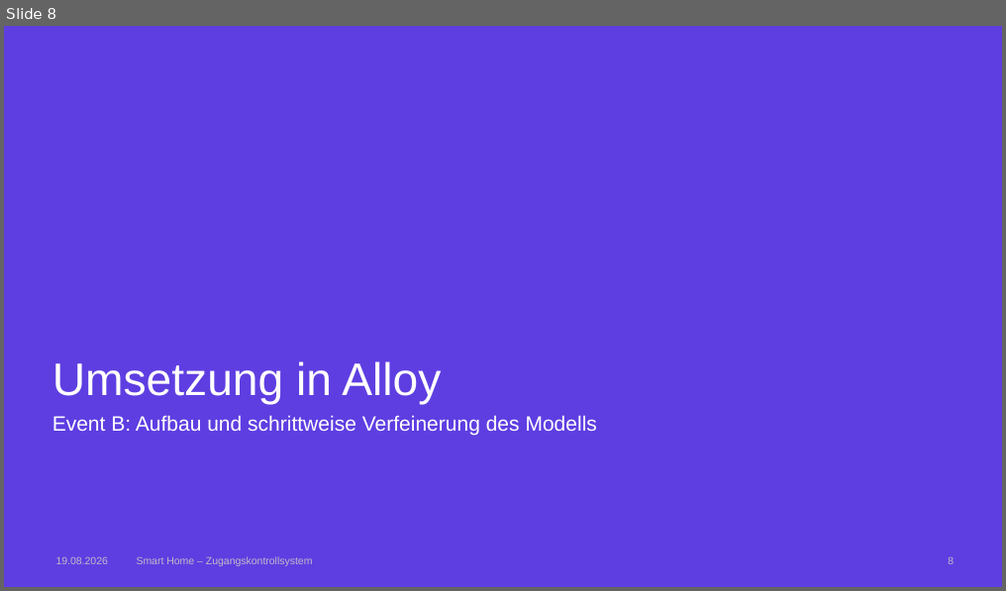
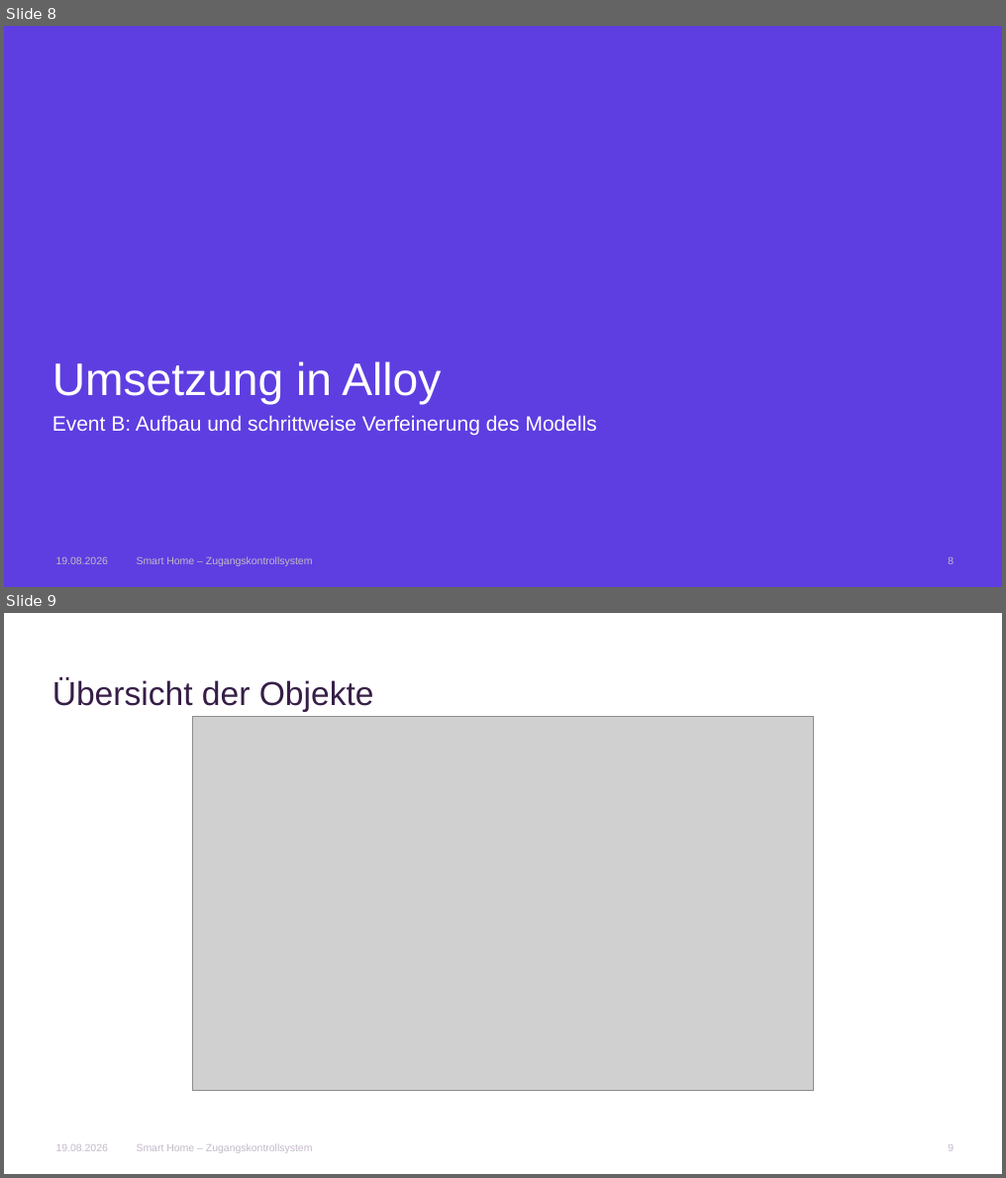
Before and after one commit to AnnaLiviaMartin/rs-smart-home, a slide deck: presentation/Smart_Home_Zugangskontrollsystem.pptx. Shown one above the other, each under a label of ours: slide 8 before the commit, slides 8 and 9 after it. The pictures are 1006x591 and 1006x1178 pixels, drawn with LibreOffice and Linux fonts; fonts in the diff are those of the drawing; grey boxes stand for pictures; background and template pictures are left out. Boxes give left, top, right and bottom in pixels: in the first picture for what was removed or moved away, otherwise in the second. Text is boxed around its words. In the diff, an @@ line names an element or a change of style, - is before the commit and + after.

```diff
--- a/presentation/Smart_Home_Zugangskontrollsystem.pptx
+++ b/presentation/Smart_Home_Zugangskontrollsystem.pptx
@@ slide 9 added at (4, 613, 1002, 1174), background #FFFFFF @@
@@ title added at (53, 678, 374, 712), 32 pt, text #361E47 @@
+Übersicht der Objekte
@@ picture added at (193, 717, 813, 1091) @@
@@ text added at (56, 1145, 108, 1152), 10 pt, text #C4B9C8 @@
+19.08.2026
@@ text added at (137, 1145, 313, 1154), 10 pt, text #C4B9C8 @@
+Smart Home – Zugangskontrollsystem
@@ page number added at (947, 1145, 953, 1152), 10 pt, text #C4B9C8 @@
+9
```
Also in this commit, not shown: 10 slides changed, 8 other slides added.
